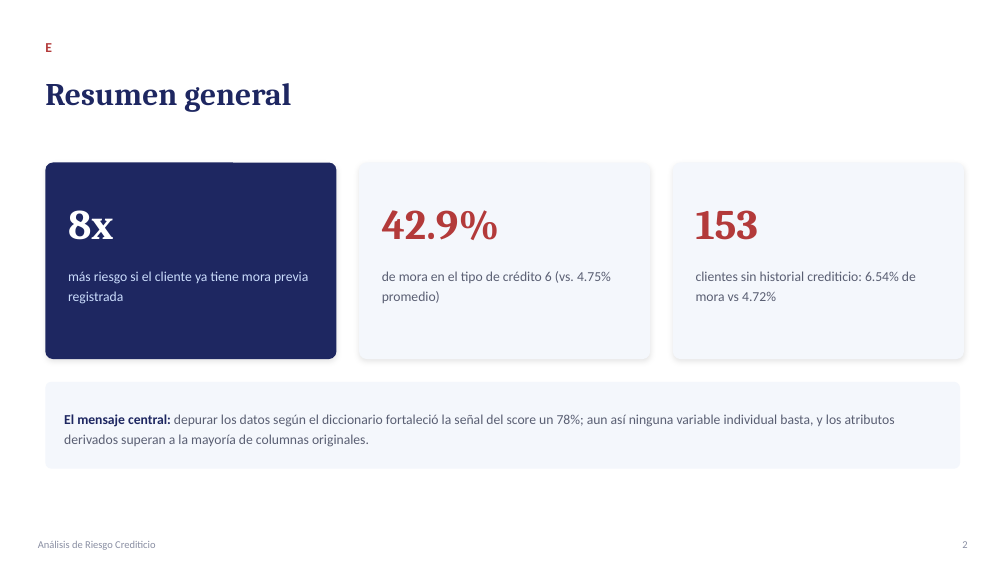
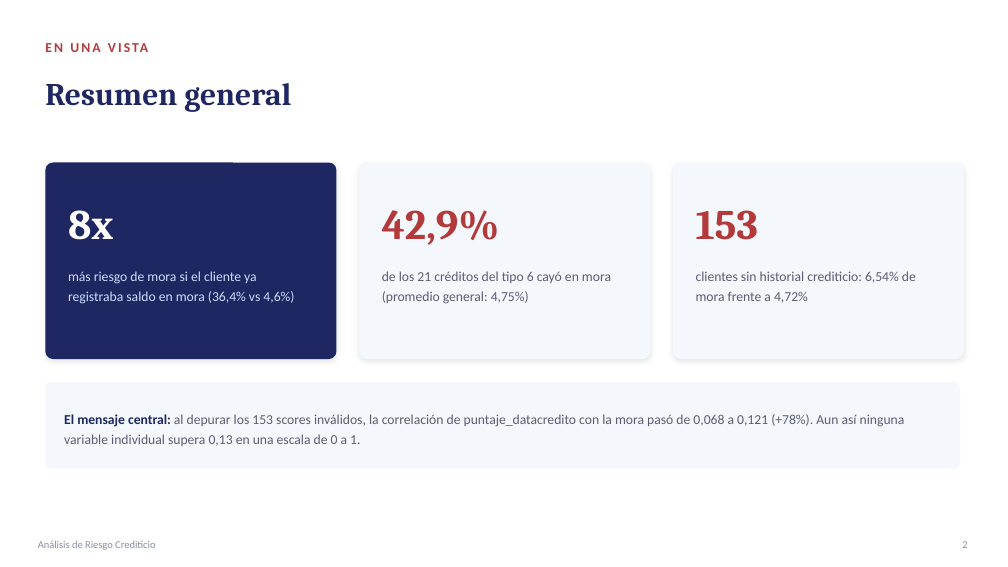
Before and after one commit to papiarcacamilo/MLOPS_CURSE, a slide deck: slide 2 of PRESENTACION.pptx. Drawn at 1008x567 pixels with LibreOffice and Linux fonts; fonts in the diff are those of the drawing. Boxes give left, top, right and bottom in pixels: in the first picture for what was removed or moved away, otherwise in the second. Text is boxed around its words. In the diff, an @@ line names an element or a change of style, - is before the commit and + after.

```diff
--- a/PRESENTACION.pptx
+++ b/PRESENTACION.pptx
@@ text at <box>382,210,500,245</box>: text changed @@
-42.9%
+42,9%
@@ text at <box>68,271,294,304</box>: text changed @@
-más riesgo si el cliente ya tiene mora previa registrada
+más riesgo de mora si el cliente ya registraba saldo en mora (36,4% vs 4,6%)
@@ text at <box>382,271,611,304</box>: text changed @@
-de mora en el tipo de crédito 6 (vs. 4.75% promedio)
+de los 21 créditos del tipo 6 cayó en mora (promedio general: 4,75%)
@@ text at <box>696,271,916,303</box>: text changed @@
-clientes sin historial crediticio: 6.54% de mora vs 4.72%
+clientes sin historial crediticio: 6,54% de mora frente a 4,72%
@@ text at <box>64,414,905,446</box>: text changed @@
-El mensaje central: depurar los datos según el diccionario fortaleció la señal del score un 78%; aun así ninguna variable individual basta, y los atributos derivados superan a la mayoría de columnas originales.
+El mensaje central: al depurar los 153 scores inválidos, la correlación de puntaje_datacredito con la mora pasó de 0,068 a 0,121 (+78%). Aun así ninguna variable individual supera 0,13 en una escala de 0 a 1.
@@ text at <box>236,437,274,444</box>: text changed @@
-E
+EN UNA VISTA
```
Also in this commit, not shown: 16 other slides changed, 1 slide added, 2 other files.
